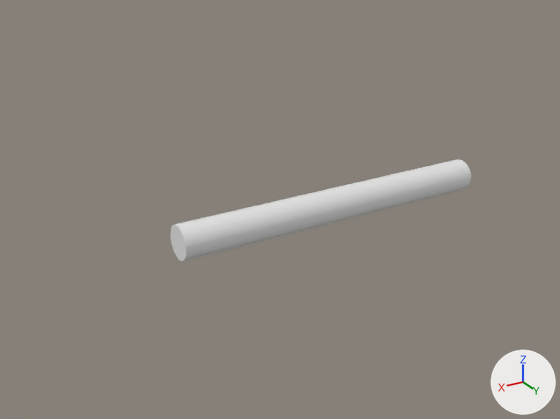
Renders of the Blender file Content/BoatFight/Models/Guns/Blunderbuss.blend from each side of a commit.
One viewpoint serves both versions: a 50 mm camera at (0.747, 1.057, 0.545) aimed at (0.084, -0.048, -0.008). Lighting does not change. The marker at lower right points along +X, +Y and +Z.

Objects in the first picture: 'Barrel'.
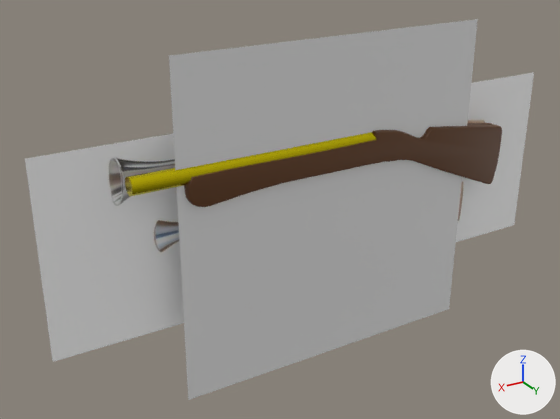
Edits to the bpy script that builds the scene:
```text
Add img_blunderbuss_reference_image_webp:
    img_blunderbuss_reference_image_webp = load_image('Blunderbuss reference image.webp', '../../References/Blunderbuss reference image.webp', 1199, 400, 'sRGB')
Add mat_gold:
    mat_gold = principled_material('Gold')
    mat_gold.base_color = (0.8, 0.672, 0.00691)  # yellow #e7d614
    mat_gold.metallic = 1.0
    mat_gold.roughness = 0.148
Add mat_wood:
    mat_wood = principled_material('Wood')
    mat_wood.base_color = (0.12, 0.0431, 0.00944)  # brown #613b19
Add mat_blunderbuss_reference_image:
    mat_blunderbuss_reference_image = principled_material('Blunderbuss reference image')
    mat_blunderbuss_reference_image.texture = img_blunderbuss_reference_image_webp  # with its transparency
Change me_cylinder_008:
    where me_cylinder_008.from_pydata(...)  # 64 vertices, 34 faces; spans x -0.305..0.305, y -0.305..0.305, z -0.305..0.305
    add me_cylinder_008.materials.append(mat_gold)  # yellow #e7d614
Add me_plane_004:
    me_plane_004.from_pydata([(-0.305, -0.305, 0.0), (0.305, -0.305, 0.0), (-0.305, 0.305, 0.0), (0.305, 0.305, 0.0)], [], [(0, 1, 3, 2)])
Add me_plane:
    me_plane.from_pydata(...)  # 552 vertices, 485 faces; spans x -0.178..0.131, y -0.03..0.129, z 0.007..0.016
    me_plane.polygons.foreach_set('use_smooth', [True] * 485)
    me_plane.materials.append(mat_wood)  # brown #613b19
Add me_blunderbuss_reference_image:
    me_blunderbuss_reference_image.from_pydata(...)  # 4 vertices, 1 face; spans x -1.5..1.5, y -0.5..0.5, z 0.0
    me_blunderbuss_reference_image.materials.append(mat_blunderbuss_reference_image)  # picture img_blunderbuss_reference_image_webp
Change ob_barrel:
    ob_barrel.location: (0.0, 0.0, 0.0) -> (0.151, 0.0, 0.113)
    ob_barrel.scale: (0.1, 0.1, 1.0) -> (0.05, 0.05, 0.75)
Add ob_plane_002:
    ob_plane_002 = bpy.data.objects.new('Plane.002', me_plane_004)
    ob_plane_002.location = (0.0, 0.006, 0.0)
    ob_plane_002.rotation_euler = (1.571, 0.0, 0.0)  # degrees (90, 0, 0)
Add ob_stock:
    ob_stock = bpy.data.objects.new('Stock', me_plane)
    ob_stock.location = (0.0, 0.016, 0.0)
    ob_stock.rotation_euler = (1.571, 0.0, 0.0)  # degrees (90, 0, 0)
    ob_stock.scale = (2.22, 1.0, 2.04)
    _m = ob_stock.modifiers.new('Mirror', 'MIRROR')
    _m.use_axis = (False, False, True)
    _m.mirror_object = ob_plane_001
Add ob_plane_001:
    ob_plane_001 = bpy.data.objects.new('Plane.001', me_plane_004.copy())
    ob_plane_001.location = (0.0, 0.0, 0.0)
    ob_plane_001.rotation_euler = (1.571, 0.0, 0.0)  # degrees (90, 0, 0)
    ob_plane_001.hide_set(True)
Add ob_blunderbuss_reference_image:
    ob_blunderbuss_reference_image = bpy.data.objects.new('Blunderbuss reference image', me_blunderbuss_reference_image)
    ob_blunderbuss_reference_image.location = (0.0, -0.033, 0.0)
    ob_blunderbuss_reference_image.rotation_euler = (1.571, 0.0, 0.0)  # degrees (90, 0, 0)
    ob_blunderbuss_reference_image.scale = (0.346, 0.346, 0.346)
```

Location of each change, (x1, y1, x2, y2) in pixels of the pictures (560 x 419 px):
'Plane.002', added: after (169, 19, 478, 400)
'Blunderbuss reference image', added: after (25, 72, 534, 362)
'Barrel', recoloured, moved, rescaled (17% narrower, 37% shorter): before (170, 159, 471, 261); after (125, 132, 376, 196)
'Stock', added (brown): after (184, 123, 502, 207)
